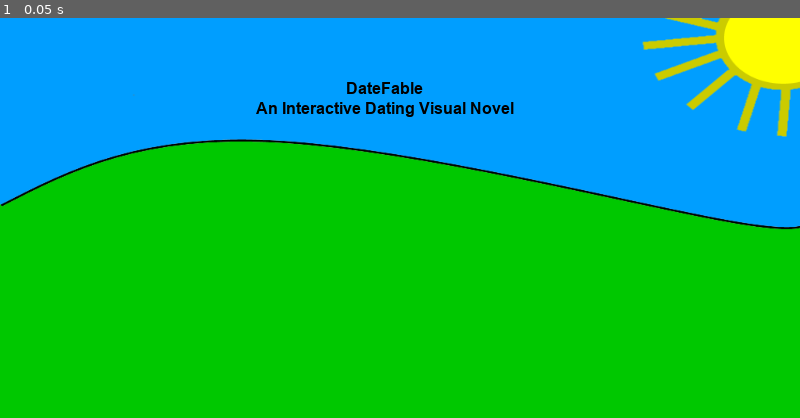
Above: before the commit, frame 1.
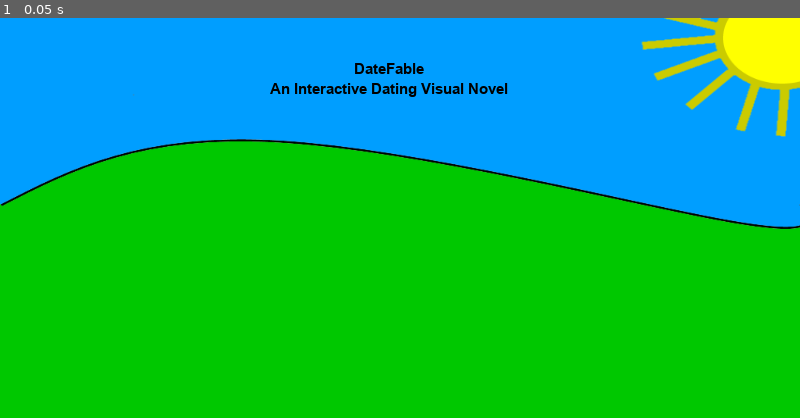
Above: after the commit, the same moment.

Repository: cedrei/DatingFable
Game: Godot game, scene res://scenes/TitleScreen.tscn
Same seed, same stepped clock (60 frames per second), same inputs: the game is played once before the commit and once after it. This scene is started directly instead of the project's main scene.
Inputs:
- Up to frame 1 (0.05 s): no input

The runs differ from the first frame. In frame 1, 1.9% of the frame differs, in the area x 0-100%, y 0-53%.

Commit message:
Title screen
after a long time of figuring out the buttons, I present unto you, the title screen.

Diff:
--- a/scenes/TitleScreen.tscn
+++ b/scenes/TitleScreen.tscn
@@ -1,30 +1,67 @@
-[gd_scene load_steps=4 format=2]
+[gd_scene load_steps=8 format=2]
 
 [ext_resource path="res://assets/img_Placeholder/placeholder.png" type="Texture" id=1]
 [ext_resource path="res://fonts/arialbd.ttf" type="DynamicFontData" id=2]
+[ext_resource path="res://assets/buttons_titlescreen/play_game.png" type="Texture" id=3]
+[ext_resource path="res://assets/buttons_titlescreen/load_game.png" type="Texture" id=4]
+[ext_resource path="res://assets/buttons_titlescreen/settings.png" type="Texture" id=5]
+[ext_resource path="res://assets/buttons_titlescreen/quit.png" type="Texture" id=6]
 
 [sub_resource type="DynamicFont" id=1]
-size = 30
+size = 27
 font_data = ExtResource( 2 )
 
-[node name="Control" type="Control"]
-anchor_right = 1.0
-anchor_bottom = 1.0
+[node name="TitleScreen" type="Control"]
+margin_right = 1437.0
+margin_bottom = 718.0
 
-[node name="Background" type="TextureRect" parent="."]
-margin_right = 1442.0
-margin_bottom = 721.0
+[node name="Background (TBC)" type="TextureRect" parent="."]
+margin_right = 1440.0
+margin_bottom = 720.0
 texture = ExtResource( 1 )
 expand = true
 
-[node name="Title" type="Label" parent="."]
-margin_left = 444.57
-margin_top = 108.558
-margin_right = 938.57
-margin_bottom = 205.558
-size_flags_stretch_ratio = 0.0
+[node name="Title (TBC)" type="Label" parent="."]
+margin_left = 476.118
+margin_top = 75.6233
+margin_right = 924.118
+margin_bottom = 168.623
 custom_fonts/font = SubResource( 1 )
 custom_colors/font_color = Color( 0, 0, 0, 1 )
-text = "			DateFable
+text = "DateFable
 An Interactive Dating Visual Novel"
 align = 1
+
+[node name="VBoxContainer" type="VBoxContainer" parent="."]
+margin_left = 447.94
+margin_top = 206.623
+margin_right = 950.94
+margin_bottom = 652.623
+
+[node name="TextureButton" type="TextureButton" parent="VBoxContainer"]
+margin_top = -9.0
+margin_right = 503.0
+margin_bottom = 85.0
+texture_normal = ExtResource( 3 )
+expand = true
+
+[node name="TextureButton2" type="TextureButton" parent="VBoxContainer"]
+margin_top = 89.0
+margin_right = 502.0
+margin_bottom = 190.0
+texture_normal = ExtResource( 4 )
+expand = true
+
+[node name="TextureButton3" type="TextureButton" parent="VBoxContainer"]
+margin_top = 197.0
+margin_right = 503.0
+margin_bottom = 308.0
+texture_normal = ExtResource( 5 )
+expand = true
+
+[node name="TextureButton4" type="TextureButton" parent="VBoxContainer"]
+margin_top = 319.0
+margin_right = 503.0
+margin_bottom = 407.0
+texture_normal = ExtResource( 6 )
+expand = true
